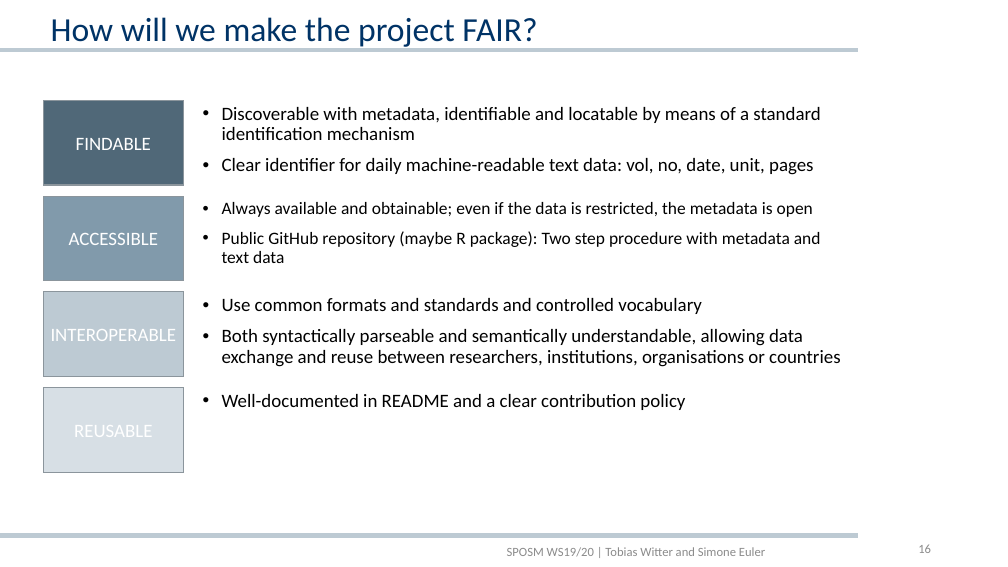
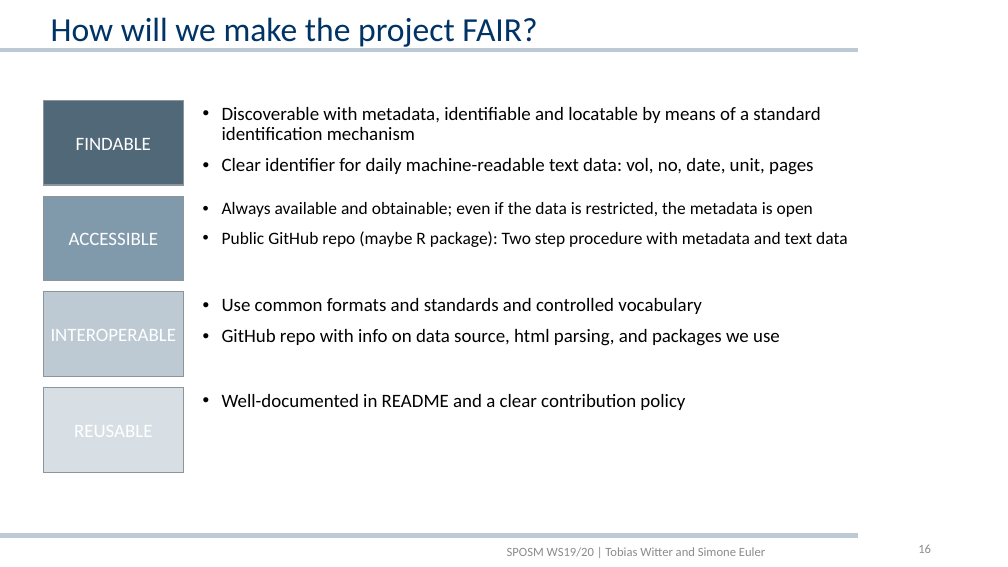
Before and after one commit to towitter/crec_scrape, a slide deck: slide 16 of pres/Presentation_SPOSM.pptx. Drawn at 1008x567 pixels with LibreOffice and Linux fonts; fonts in the diff are those of the drawing; background and template pictures are left out. Boxes give left, top, right and bottom in pixels: in the first picture for what was removed or moved away, otherwise in the second. Text is boxed around its words. In the diff, an @@ line names an element or a change of style, - is before the commit and + after.

```diff
--- a/pres/Presentation_SPOSM.pptx
+++ b/pres/Presentation_SPOSM.pptx
@@ text at box(222, 231, 847, 247): text changed @@
-• Public GitHub repository (maybe R package): Two step procedure with metadata and text data
+• Public GitHub repo (maybe R package): Two step procedure with metadata and text data
@@ text at box(222, 329, 780, 346): text changed @@
-• Both syntactically parseable and semantically understandable, allowing data exchange and reuse between researchers, institutions, organisations or countries
+• GitHub repo with info on data source, html parsing, and packages we use
```
